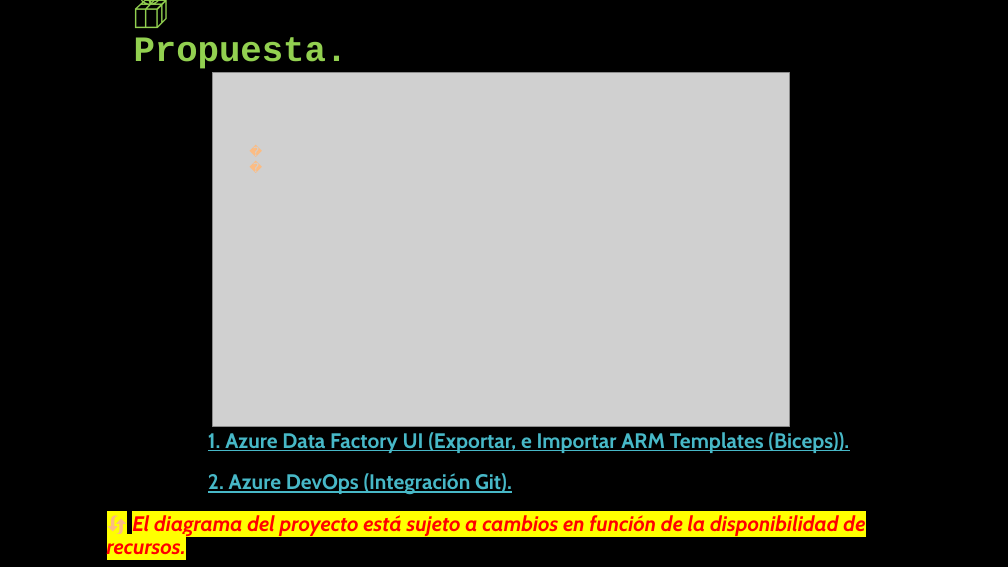
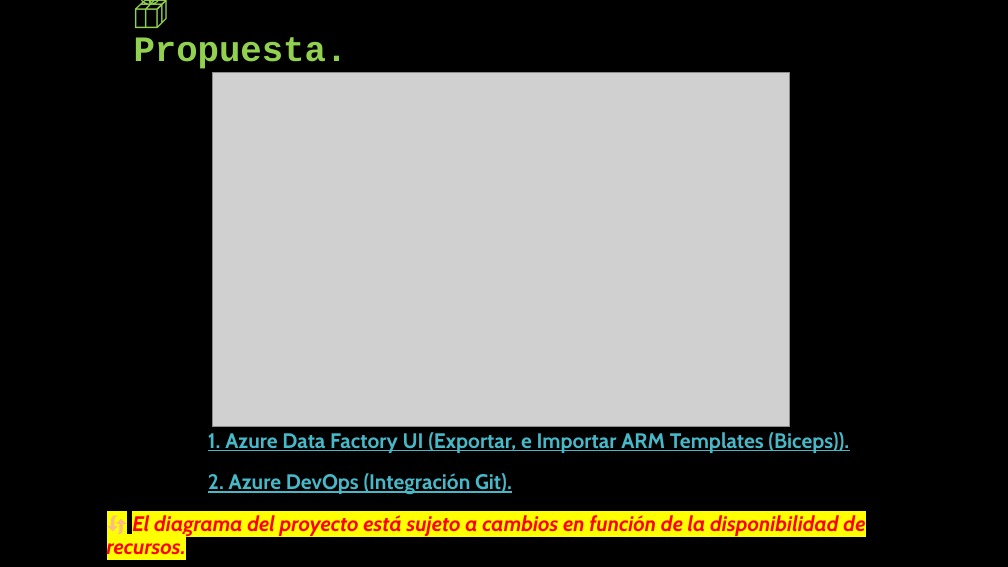
Before and after one commit to OMaciasd/datafactory-migration, a slide deck: slide 4 of Diagrams/guides/Propuesta migracion - Perceptio.pptx. Drawn at 1008x567 pixels with LibreOffice and Linux fonts; fonts in the diff are those of the drawing; grey boxes stand for pictures. Boxes give left, top, right and bottom in pixels: in the first picture for what was removed or moved away, otherwise in the second. Text is boxed around its words. In the diff, an @@ line names an element or a change of style, - is before the commit and + after.

Commit message:
change ppt

```diff
--- a/Diagrams/guides/Propuesta migracion - Perceptio.pptx
+++ b/Diagrams/guides/Propuesta migracion - Perceptio.pptx
@@ text removed at [242,141,265,163] @@
-🔄
```
Also in this commit, not shown: 1 other slide changed, 13 other files.
